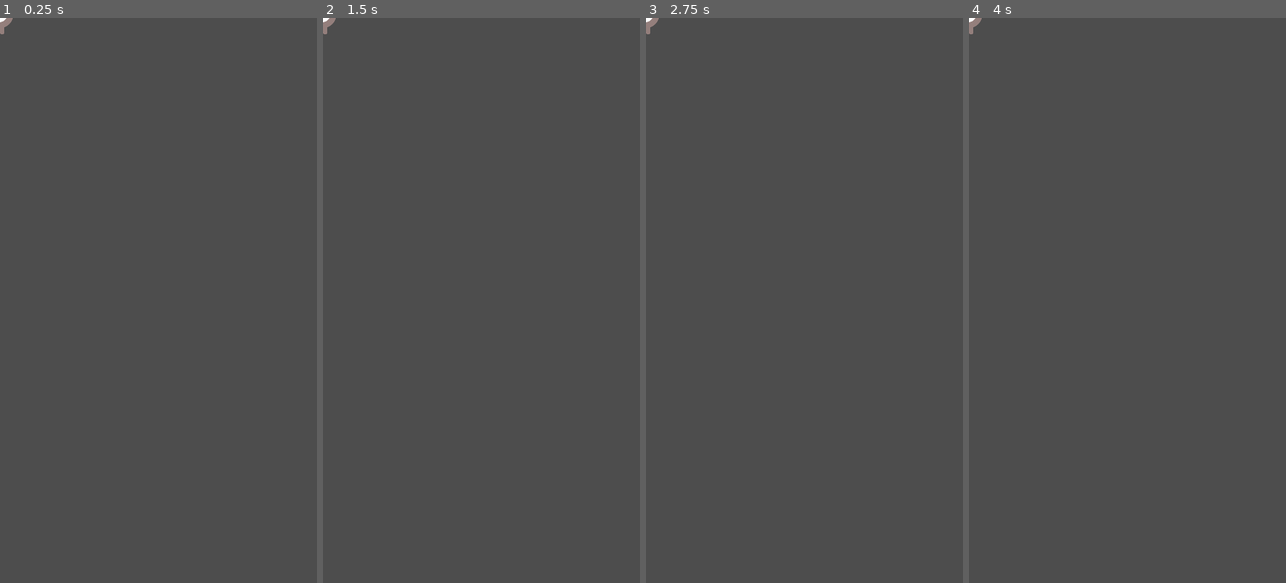
Above: before the commit, frames 1-4 (left to right).
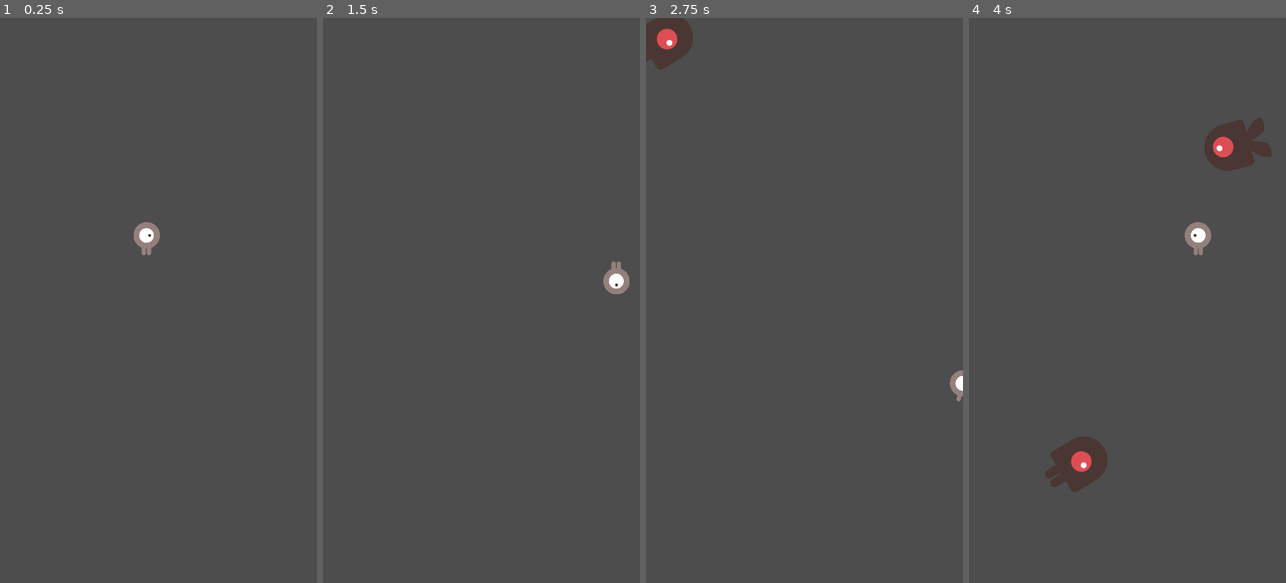
Above: after the commit, the same moments.

Repository: matvan99it/IL-GODOt
Game: Godot game, scene res://main.tscn
Same seed, same stepped clock (60 frames per second), same inputs: the game is played once before the commit and once after it. Before the commit the project starts from res://player.tscn.
Inputs:
- Up to frame 1 (0.25 s): no input
- Up to frame 2 (1.5 s): tap Enter at 0.5 s; hold Right (move_right) 0.53-1.28 s; hold Down (move_down) from 1.28 s (still down)
- Up to frame 3 (2.75 s): release Down (move_down) at 2.03 s; hold Right (move_right) from 2.03 s (still down)
- Up to frame 4 (4 s): release Right (move_right) at 2.78 s; hold Up (move_up) 2.78-3.53 s; hold Left (move_left) from 3.53 s (still down)

The runs differ from the first frame. In frame 1, 0.4% of the frame differs, in the area x 0-51%, y 0-42%; in frame 2, 0.4%; in frame 3, 1.2%; in frame 4, 3.0%, in the area x 0-96%, y 0-84%.
Error before the commit: Parse Error: Too few arguments for "start()" call. Expected at least 1 but received 0. (res://player.gd:11)

Commit message:
quasi a fine main scene

Diff:
--- /dev/null
+++ b/FIRST2D/Enemy.gd
@@ -0,0 +1,16 @@
+extends RigidBody2D
+
+
+# Called when the node enters the scene tree for the first time.
+func _ready():
+	var mob_types = $AnimatedSprite2D2.sprite_frames.get_animation_names()
+	$AnimatedSprite2D2.play(mob_types[randi() % mob_types.size()])
+
+
+# Called every frame. 'delta' is the elapsed time since the previous frame.
+func _process(delta):
+	pass
+
+
+func _on_visible_on_screen_notifier_2d_2_screen_exited():
+	queue_free()
--- /dev/null
+++ b/FIRST2D/main.gd
@@ -0,0 +1,60 @@
+extends Node
+
+@export var mob_scene: PackedScene
+
+var score
+
+# Called when the node enters the scene tree for the first time.
+func _ready(): new_game()
+
+
+# Called every frame. 'delta' is the elapsed time since the previous frame.
+func _process(delta):
+	pass
+
+
+func game_over():
+	$ScoreTimer.stop()
+	$MobTimer.stop()
+
+
+func new_game():
+	score=0
+	$Player.start($StartPosition.position)
+	$StartTimer.start()
+
+
+func _on_mob_timer_timeout():
+	# Creo l'istanza
+	var mob = mob_scene.instantiate()
+
+	# Creo la generazione di nemici casuale
+	var mob_spawn_location = get_node("MobPath/MobSpawnLocation")
+	mob_spawn_location.progress_ratio = randf()
+
+	# Movimento mod perpendicolare
+	var direction = mob_spawn_location.rotation + PI / 2
+
+	# Posizione casuale dei mob
+	mob.position = mob_spawn_location.position
+
+	# Randomicità alle direzioni dei mob
+	direction += randf_range(-PI / 4, PI / 4)
+	mob.rotation = direction
+
+	# Cambio di velocità dei mob
+	var velocity = Vector2(randf_range(150.0, 250.0), 0.0)
+	mob.linear_velocity = velocity.rotated(direction)
+
+	# Spawn dei mob => sono aggiunti alla MainScene
+	add_child(mob)
+
+
+
+func _on_score_timer_timeout():
+	score += 1
+
+
+func _on_start_timer_timeout():
+	$MobTimer.start()
+	$ScoreTimer.start()
--- /dev/null
+++ b/FIRST2D/main.tscn
@@ -0,0 +1,42 @@
+[gd_scene load_steps=6 format=3 uid="uid://wwl6i30t103q"]
+
+[ext_resource type="Script" path="res://main.gd" id="1_3k2f0"]
+[ext_resource type="PackedScene" uid="uid://c8jrefv3rmsqo" path="res://mob.tscn" id="2_b2216"]
+[ext_resource type="PackedScene" uid="uid://b0ojt5hbas6bn" path="res://player.tscn" id="3_ob0e0"]
+[ext_resource type="Script" path="res://player.gd" id="4_3wwgl"]
+
+[sub_resource type="Curve2D" id="Curve2D_nk0e0"]
+_data = {
+"points": PackedVector2Array(0, 0, 0, 0, 1, -4, 0, 0, 0, 0, 2, -4, 0, 0, 0, 0, 647, 3, 0, 0, 0, 0, 642, 1157, 0, 0, 0, 0, -4, 1154, 0, 0, 0, 0, 1, -4)
+}
+point_count = 6
+
+[node name="Main" type="Node"]
+script = ExtResource("1_3k2f0")
+mob_scene = ExtResource("2_b2216")
+
+[node name="Player" parent="." instance=ExtResource("3_ob0e0")]
+
+[node name="MobTimer" type="Timer" parent="."]
+wait_time = 0.5
+script = ExtResource("4_3wwgl")
+
+[node name="ScoreTimer" type="Timer" parent="."]
+
+[node name="StartTimer" type="Timer" parent="."]
+wait_time = 2.0
+one_shot = true
+
+[node name="StartPosition" type="Marker2D" parent="."]
+position = Vector2(300, 450)
+
+[node name="MobPath" type="Path2D" parent="."]
+curve = SubResource("Curve2D_nk0e0")
+
+[node name="MobSpawnLocation" type="PathFollow2D" parent="MobPath"]
+position = Vector2(1, -4)
+
+[connection signal="hit" from="Player" to="." method="game_over"]
+[connection signal="timeout" from="MobTimer" to="." method="_on_mob_timer_timeout"]
+[connection signal="timeout" from="ScoreTimer" to="." method="_on_score_timer_timeout"]
+[connection signal="timeout" from="StartTimer" to="." method="_on_start_timer_timeout"]
--- /dev/null
+++ b/FIRST2D/mob.tscn
@@ -0,0 +1,67 @@
+[gd_scene load_steps=10 format=3 uid="uid://c8jrefv3rmsqo"]
+
+[ext_resource type="Script" path="res://Enemy.gd" id="1_n7rsm"]
+[ext_resource type="Texture2D" uid="uid://4rn5wbr1rhn7" path="res://art/enemyFlyingAlt_1.png" id="2_vnflm"]
+[ext_resource type="Texture2D" uid="uid://xgsfxsk82fi" path="res://art/enemyFlyingAlt_2.png" id="3_0a2bl"]
+[ext_resource type="Texture2D" uid="uid://dp1skcs2cciru" path="res://art/enemySwimming_1.png" id="4_bmy33"]
+[ext_resource type="Texture2D" uid="uid://ehaa3wvascya" path="res://art/enemySwimming_2.png" id="5_38b1b"]
+[ext_resource type="Texture2D" uid="uid://bsfkrfbiy162a" path="res://art/enemyWalking_1.png" id="6_qr02l"]
+[ext_resource type="Texture2D" uid="uid://c0ryu3nkisg4g" path="res://art/enemyWalking_2.png" id="7_iqppw"]
+
+[sub_resource type="SpriteFrames" id="SpriteFrames_bbmxy"]
+animations = [{
+"frames": [{
+"duration": 1.0,
+"texture": ExtResource("2_vnflm")
+}, {
+"duration": 1.0,
+"texture": ExtResource("3_0a2bl")
+}],
+"loop": true,
+"name": &"fly",
+"speed": 3.0
+}, {
+"frames": [{
+"duration": 1.0,
+"texture": ExtResource("4_bmy33")
+}, {
+"duration": 1.0,
+"texture": ExtResource("5_38b1b")
+}],
+"loop": true,
+"name": &"swim",
+"speed": 3.0
+}, {
+"frames": [{
+"duration": 1.0,
+"texture": ExtResource("6_qr02l")
+}, {
+"duration": 1.0,
+"texture": ExtResource("7_iqppw")
+}],
+"loop": true,
+"name": &"walk",
+"speed": 3.0
+}]
+
+[sub_resource type="CapsuleShape2D" id="CapsuleShape2D_hav3v"]
+radius = 53.0
+height = 109.0
+
+[node name="Mob" type="RigidBody2D"]
+scale = Vector2(0.75, 0.75)
+collision_mask = 0
+script = ExtResource("1_n7rsm")
+
+[node name="AnimatedSprite2D2" type="AnimatedSprite2D" parent="."]
+sprite_frames = SubResource("SpriteFrames_bbmxy")
+animation = &"fly"
+frame_progress = 0.402527
+
+[node name="CollisionShape2D2" type="CollisionShape2D" parent="."]
+rotation = 1.5708
+shape = SubResource("CapsuleShape2D_hav3v")
+
+[node name="VisibleOnScreenNotifier2D2" type="VisibleOnScreenNotifier2D" parent="."]
+
+[connection signal="screen_exited" from="VisibleOnScreenNotifier2D2" to="." method="_on_visible_on_screen_notifier_2d_2_screen_exited"]
--- a/FIRST2D/player.gd
+++ b/FIRST2D/player.gd
@@ -8,10 +8,6 @@
 func _ready():
 	screen_size = get_viewport_rect().size
 	hide()
-	start()
-	# pass # Replace with function body.
-
-
 
 # Called every frame. 'delta' is the elapsed time since the previous frame.
 func _process(delta): # delta => frame length
@@ -24,7 +20,6 @@
 		velocity.y -= 1
 	if Input.is_action_pressed("move_down"):
 		velocity.y += 1
-
 
 	if velocity.x != 0:
 		$AnimatedSprite2D.animation = "walk"
@@ -44,13 +39,16 @@
 	position = position.clamp(Vector2.ZERO, screen_size)
 
 
-func _on_body_entered(body):
-	hide()
-	hit.emit()
-	$CollisionShape2D.set_deferred("disabled", true)
 
 
 func start(pos):
 	position = pos
 	show()
 	$CollisionShape2D.disabled = false
+
+
+
+func _on_body_entered(body):
+	hide()
+	hit.emit()
+	$CollisionShape2D.set_deferred("disabled", true)
--- a/FIRST2D/player.tscn
+++ b/FIRST2D/player.tscn
@@ -37,7 +37,6 @@
 
 [node name="Player" type="Area2D"]
 script = ExtResource("1_vklao")
-speed = null
 metadata/_edit_group_ = true
 
 [node name="AnimatedSprite2D" type="AnimatedSprite2D" parent="."]
--- a/FIRST2D/project.godot
+++ b/FIRST2D/project.godot
@@ -11,7 +11,7 @@
 [application]
 
 config/name="FIRST2D"
-run/main_scene="res://player.tscn"
+run/main_scene="res://main.tscn"
 config/features=PackedStringArray("4.2", "Forward Plus")
 config/icon="res://icon.svg"
 
